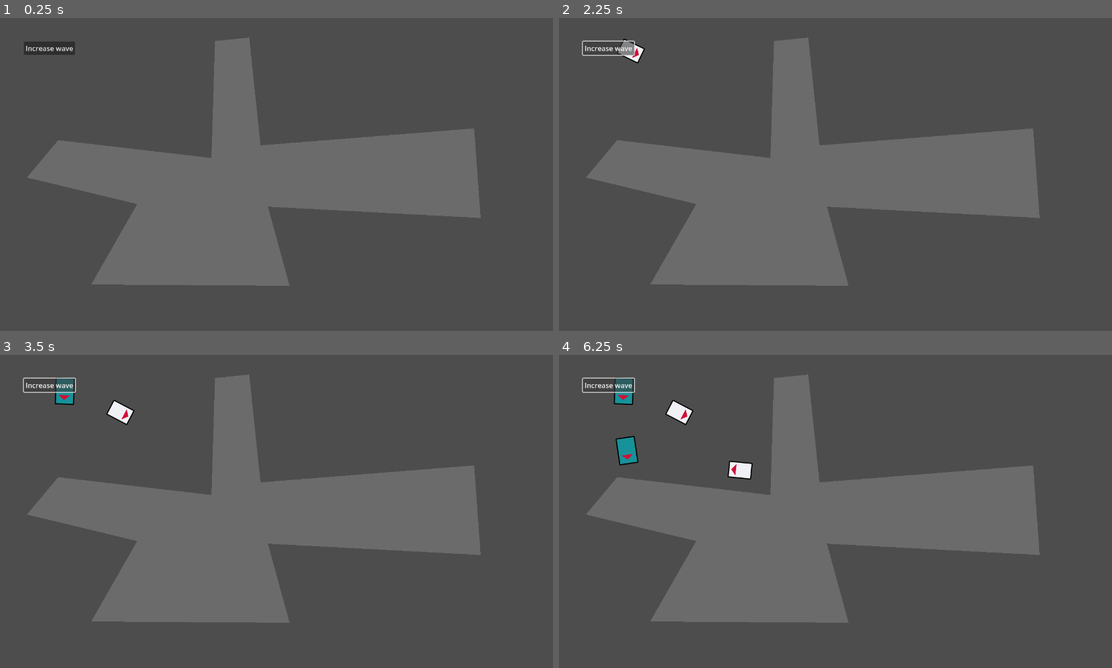
Above: before the commit, frames 1-4 (two rows, left to right).
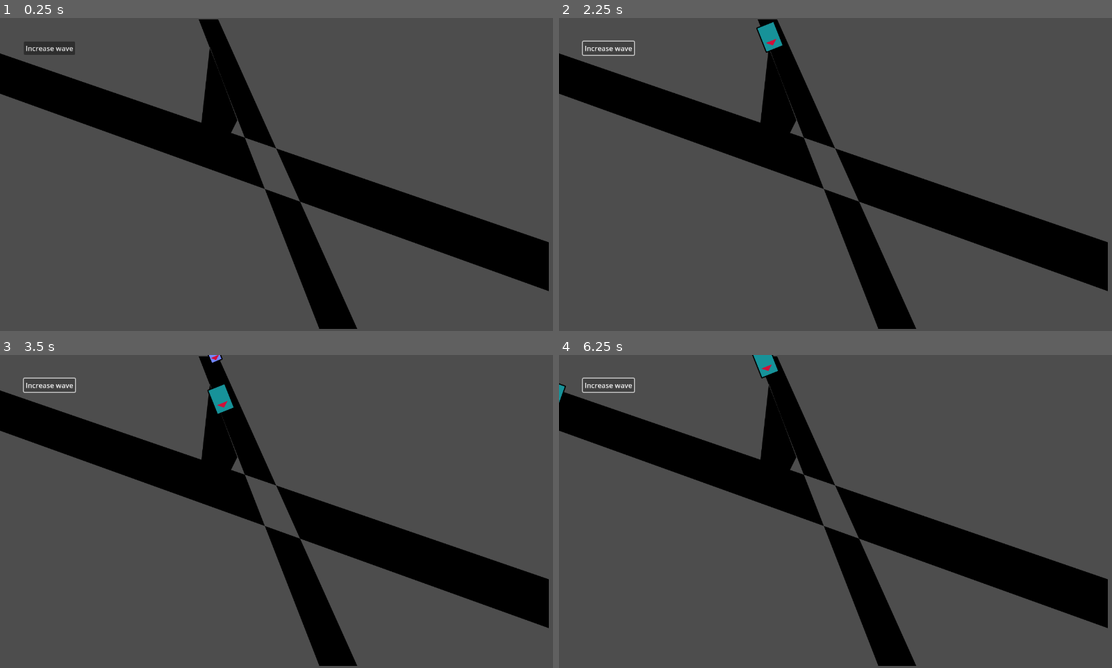
Above: after the commit, the same moments.

Repository: WinnerWind/omov-game
Game: Godot game, scene res://scenes/main.tscn
The game is run twice, just before and just after one commit, with the same random seed, the same clock (stepped at 60 frames per second) and the same inputs.
Inputs:
- Up to frame 1 (0.25 s): no input
- Up to frame 2 (2.25 s): click "Increase wave" at 0.5 s; click "Increase wave" at 1.25 s; click "Increase wave" at 2 s
- Up to frame 3 (3.5 s): no input
- Up to frame 4 (6.25 s): no input

The runs differ from the first frame. In frame 1, 38% of the frame differs, in the area x 0-100%, y 0-100%; in frame 2, 39%; in frame 3, 39%; in frame 4, 39%.

Commit message:
Prototype art and curves

Diff:
--- /dev/null
+++ b/assets/art/map-placeholder.svg
@@ -0,0 +1 @@
+<svg xmlns="http://www.w3.org/2000/svg" width="1920" height="1080"><path d="M-64 96 1984 800 1952 960-96 224M672-64 1184 1248 1312 1216 736-64M704 384 736 96 832 352 800 416"/></svg>
--- a/scenes/main.tscn
+++ b/scenes/main.tscn
@@ -7,27 +7,63 @@
 [ext_resource type="PackedScene" uid="uid://ctmkpurla8vot" path="res://scenes/prefabs/vehicles/car.tscn" id="4_tbgi4"]
 [ext_resource type="PackedScene" uid="uid://b8coxilqnsum0" path="res://scenes/prefabs/vehicles/bus.tscn" id="6_tefeu"]
 [ext_resource type="PackedScene" uid="uid://d2id2nwbly58y" path="res://scenes/prefabs/vehicles/bike.tscn" id="7_o6xl0"]
+[ext_resource type="Texture2D" uid="uid://bt0r1bo428iaf" path="res://assets/art/map-placeholder.svg" id="8_tipki"]
 
-[sub_resource type="Curve2D" id="Curve2D_jyhfs"]
+[sub_resource type="Curve2D" id="Curve2D_85g3d"]
 _data = {
-"points": PackedVector2Array(0, 0, 0, 0, 149, 68, -306, 160, 306, -160, 421, 388, -171, -5, 171, 5, 672, 441)
+"points": PackedVector2Array(0, 0, 0, 0, -80, 73, -4.8499374, 4.217844, 4.8499374, -4.217844, 465, 261, 0, 0, 0, 0, 495, 73, 0, 0, 0, 0, 474, 15, 0, 0, 0, 0, 451, -35)
 }
-point_count = 3
+point_count = 5
 
-[sub_resource type="Curve2D" id="Curve2D_tefeu"]
+[sub_resource type="Curve2D" id="Curve2D_choun"]
 _data = {
-"points": PackedVector2Array(0, 0, 0, 0, 149, 68, 207.89917, 25.302795, -207.89917, -25.302795, 409, 264, -171, -5, 171, 5, 672, 441)
+"points": PackedVector2Array(0, 0, 0, 0, -26, 139, 0, 0, 0, 0, 458, 319, 0, 0, 0, 0, 500, 73, 0, 0, 0, 0, 460, -11)
 }
-point_count = 3
+point_count = 4
+
+[sub_resource type="Curve2D" id="Curve2D_ya4ey"]
+_data = {
+"points": PackedVector2Array(0, 0, 0, 0, -54, 121, 0, 0, 0, 0, 1298, 625)
+}
+point_count = 2
+
+[sub_resource type="Curve2D" id="Curve2D_eb6dy"]
+_data = {
+"points": PackedVector2Array(0, 0, 0, 0, -22, 82, 0, 0, 0, 0, 1355, 569)
+}
+point_count = 2
+
+[sub_resource type="Curve2D" id="Curve2D_trceg"]
+_data = {
+"points": PackedVector2Array(0, 0, 0, 0, 456, -29, 0, 0, 0, 0, 764, 743)
+}
+point_count = 2
+
+[sub_resource type="Curve2D" id="Curve2D_a8y0u"]
+_data = {
+"points": PackedVector2Array(0, 0, 0, 0, 482, -30, 0, 0, 0, 0, 809, 741)
+}
+point_count = 2
+
+[sub_resource type="Curve2D" id="Curve2D_tipki"]
+_data = {
+"points": PackedVector2Array(0, 0, 0, 0, 482, -30, 0, 0, 0, 0, 809, 741)
+}
+point_count = 2
 
 [node name="Node2D" type="Node2D" node_paths=PackedStringArray("car_spawner", "pothole_spawner")]
 script = ExtResource("1_tbgi4")
 car_spawner = NodePath("CarSpawner")
 pothole_spawner = NodePath("PotholeSpawner")
 
+[node name="Sprite2D" type="Sprite2D" parent="."]
+position = Vector2(631, 359)
+scale = Vector2(0.65925926, 0.65925926)
+texture = ExtResource("8_tipki")
+
 [node name="PotholeSpawner" type="Polygon2D" parent="."]
-color = Color(1, 1, 1, 0.17254902)
-polygon = PackedVector2Array(495, 53, 574, 45, 600, 293, 1092, 254, 1107, 460, 617, 434, 667, 616, 210, 613, 316, 428, 62, 367, 134, 281, 487, 322)
+color = Color(1, 1, 1, 0)
+polygon = PackedVector2Array(478, 0, 493, 2, 600, 293, 1228, 521, 1257, 584, 655, 396, 784, 694, 747, 698, 630, 380, -5, 150, -5, 116, 462, 248, 492, 104, 538, 218, 506, 273, 583, 303)
 script = ExtResource("1_o5qli")
 max_delay = 60.0
 min_delay = 30.0
@@ -35,9 +71,9 @@
 
 [node name="CarSpawner" type="Node2D" parent="."]
 script = ExtResource("3_jyhfs")
-max_delay = 2.0
-min_delay = 1.0
-curves = Array[Curve2D]([SubResource("Curve2D_jyhfs"), SubResource("Curve2D_tefeu")])
+max_delay = 1.0
+min_delay = 0.1
+curves = Array[Curve2D]([SubResource("Curve2D_85g3d"), SubResource("Curve2D_choun"), SubResource("Curve2D_ya4ey"), SubResource("Curve2D_eb6dy"), SubResource("Curve2D_trceg"), SubResource("Curve2D_a8y0u")])
 car_packed = ExtResource("4_tbgi4")
 bus_packed = ExtResource("6_tefeu")
 bike_packed = ExtResource("7_o6xl0")
@@ -50,4 +86,7 @@
 offset_bottom = 85.0
 text = "Increase wave"
 
+[node name="Path2D" type="Path2D" parent="."]
+curve = SubResource("Curve2D_tipki")
+
 [connection signal="pressed" from="Button" to="." method="wave_increase"]
Not shown, added: assets/art/map-placeholder.svg.import
Not shown: 1 places in scenes/main.tscn that only renumber resources
